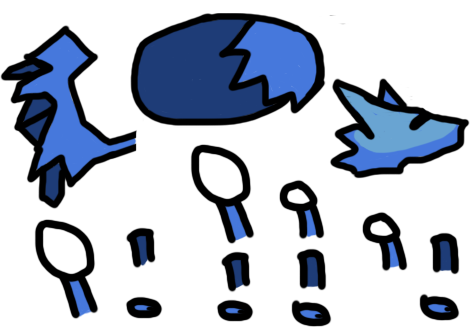
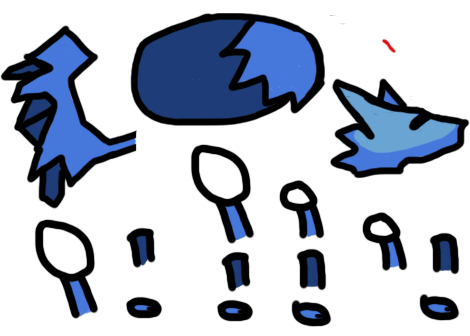
Revision of a layered 470 × 336 image; what changed, layer by layer:
added layer "Tounge" above "Head" over box(381, 38, 397, 53)
